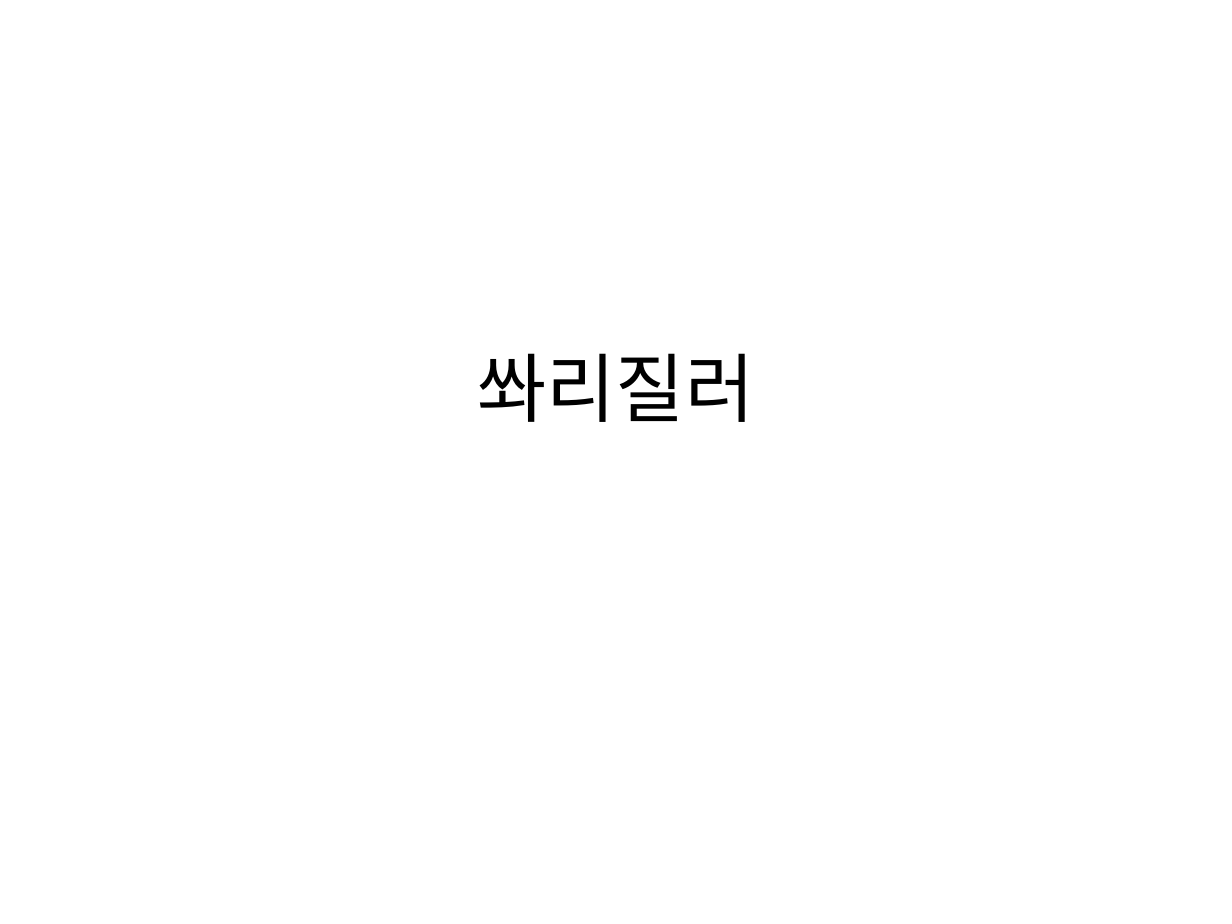
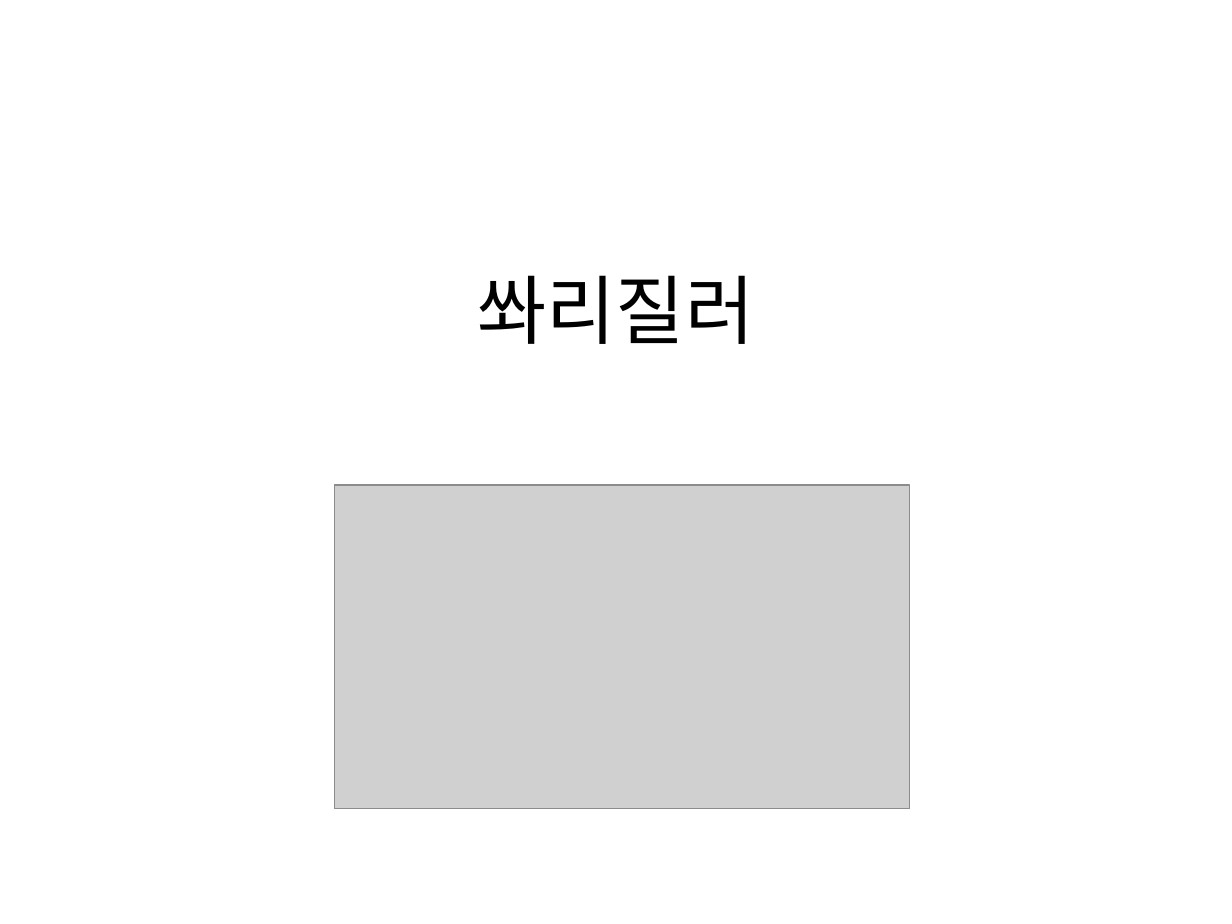
Before and after one commit to pasongsj/ideatone, a slide deck: slide 2 of ideatoneppt.pptx. Drawn at 1232x924 pixels with LibreOffice and Linux fonts; fonts in the diff are those of the drawing; grey boxes stand for pictures. Boxes give left, top, right and bottom in pixels: in the first picture for what was removed or moved away, otherwise in the second. Text is boxed around its words. In the diff, an @@ line names an element or a change of style, - is before the commit and + after.

```diff
--- a/ideatoneppt.pptx
+++ b/ideatoneppt.pptx
@@ title "쏴리질러": place and size @@
-title "쏴리질러" at <box>477,353,754,422</box>
+title "쏴리질러" at <box>477,275,754,344</box>
@@ picture added at <box>335,485,910,808</box> @@
```
Also in this commit, not shown: 1 other slide changed, 1 other file.
